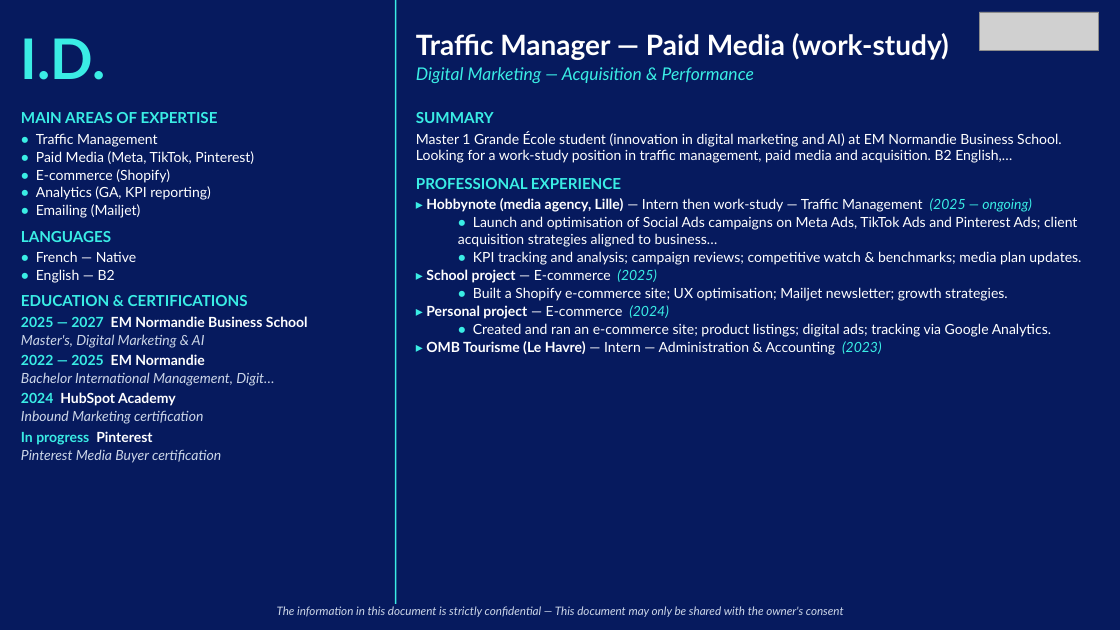
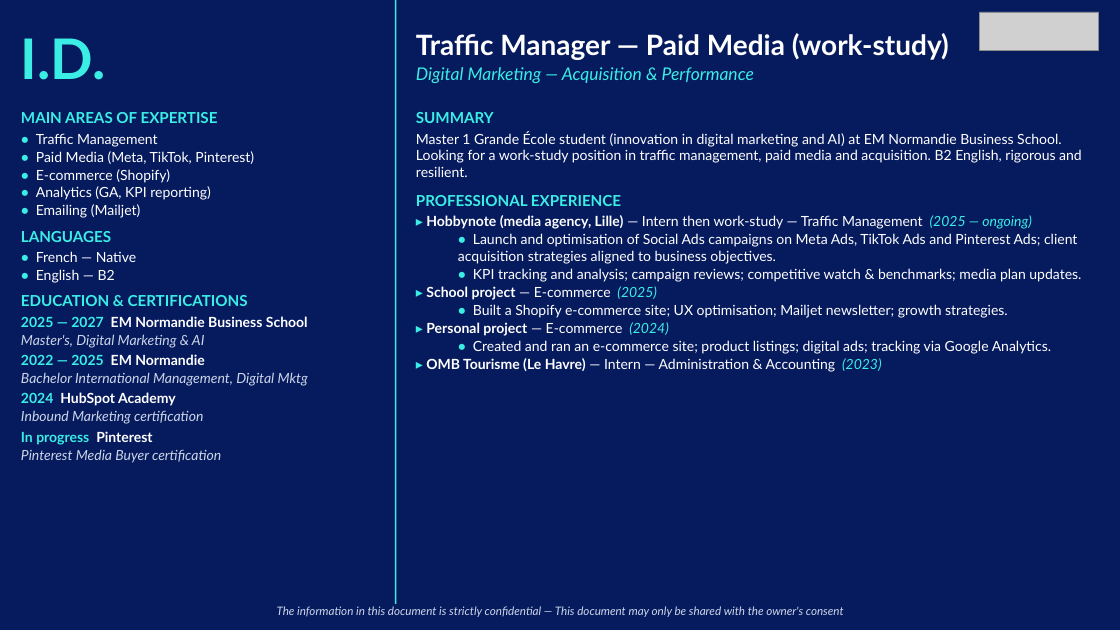
Before and after one commit to insidebankingfrance-rgb/G-n-rateur-de-CV, a slide deck: slide 2 of outputs/I.D._traffic_management.pptx. Drawn at 1120x630 pixels with LibreOffice and Linux fonts; fonts in the diff are those of the drawing; grey boxes stand for pictures. Boxes give left, top, right and bottom in pixels: in the first picture for what was removed or moved away, otherwise in the second. Text is boxed around its words. In the diff, an @@ line names an element or a change of style, - is before the commit and + after.

```diff
--- a/outputs/I.D._traffic_management.pptx
+++ b/outputs/I.D._traffic_management.pptx
@@ text at box(416, 131, 1082, 177): text changed @@
-Master 1 Grande École student (innovation in digital marketing and AI) at EM Normandie Business School. Looking for a work-study position in traffic management, paid media and acquisition. B2 English,…
+Master 1 Grande École student (innovation in digital marketing and AI) at EM Normandie Business School. Looking for a work-study position in traffic management, paid media and acquisition. B2 English, rigorous and resilient.
@@ text at box(458, 233, 1077, 264): text changed @@
-  • Launch and optimisation of Social Ads campaigns on Meta Ads, TikTok Ads and Pinterest Ads; client acquisition strategies aligned to business…
+  • Launch and optimisation of Social Ads campaigns on Meta Ads, TikTok Ads and Pinterest Ads; client acquisition strategies aligned to business objectives.
@@ text at box(21, 372, 308, 386): text changed @@
-Bachelor International Management, Digit…
+Bachelor International Management, Digital Mktg
```
Also in this commit, not shown: 1 other slide changed, 16 other files.
